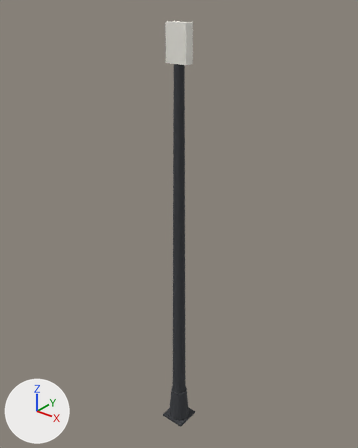
A saved change to the COLLADA model sketchup-site-design-pro/src/pb_site_design_pro/Assets/Information_Security/info.wifi_ap/model.dae.
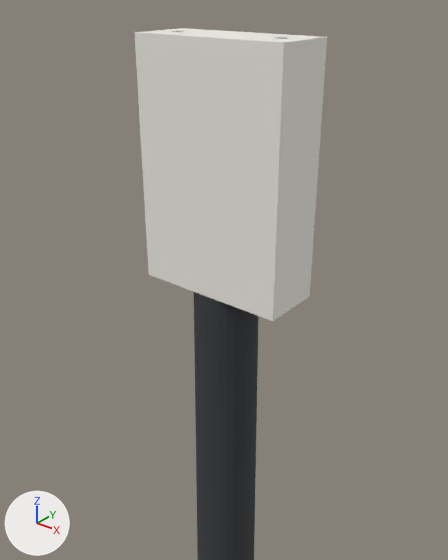
Each version appears first whole from a camera (50 mm lens) standing at (2.502, -3.129, 4.26) and looking at (-0.079, 0.098, 2.26), and next in a close-up from a camera (50 mm lens) standing at (0.445, -0.561, 4.054) and looking at (0.033, -0.046, 3.734). Lighting does not change. The marker at lower left points along +X, +Y and +Z. The last two pictures show the newer version. Where no turn or scale is listed for an object, it has been applied to the vertices.

Names of what the first close-up shows: 'armLength=0;coverageRadius=;fixtureCode=;headHeight=0.3;head'.
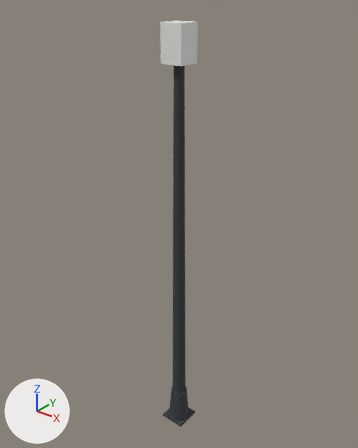
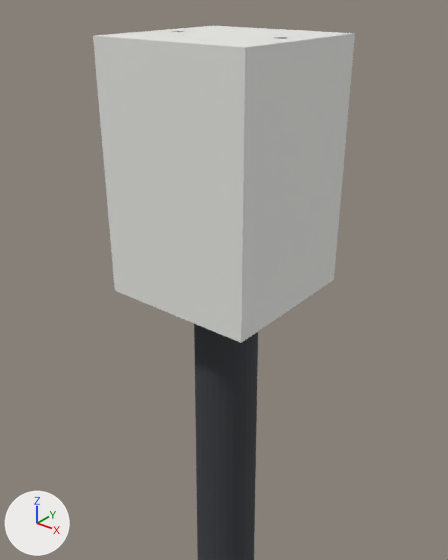
Location of each change, (x1, y1, x2, y2) in pixels of the close-ups (448 x 560 px; the box of a moved part takes in the faces that stretch with it):
'armLength=0;coverageRadius=;fixtureCode=;headHeight=0.3;head', reshaped
    before: (134, 28, 327, 560)
    after: (93, 26, 355, 560)
part 1 of me_armlength_0_coverageradius__fixturecode__headheight_0_3_head, moved or reshaped
    before: (134, 28, 327, 321)
    after: (93, 26, 355, 343)

The change, as a diff of the scene's bpy script:
```diff
--- a/sketchup-site-design-pro/src/pb_site_design_pro/Assets/Information_Security/info.wifi_ap/model.dae.py
+++ b/sketchup-site-design-pro/src/pb_site_design_pro/Assets/Information_Security/info.wifi_ap/model.dae.py
@@ me_armlength_0_coverageradius__fixturecode__headheight_0_3_head @@
 me_armlength_0_coverageradius__fixturecode__headheight_0_3_head.from_pydata(...)  # 147 vertices, 184 faces; spans x -0.13..0.13, y -0.13..0.13, z 0.0..4.0
 # used by ob_armlength_0_coverageradius__fixturecode__headheight_0_3_head; location = (0.0, 0.0, 0.0)
+# me_armlength_0_coverageradius__fixturecode__headheight_0_3_head part 1: the loose piece of 8 vertices spanning x -0.1..0.1, y -0.04..0.04, z 3.7..4.0 is scaled about its middle by (1, 2.5, 1)
 me_armlength_0_coverageradius__fixturecode__headheight_0_3_head.materials.append(mat_steel_dark)
```
